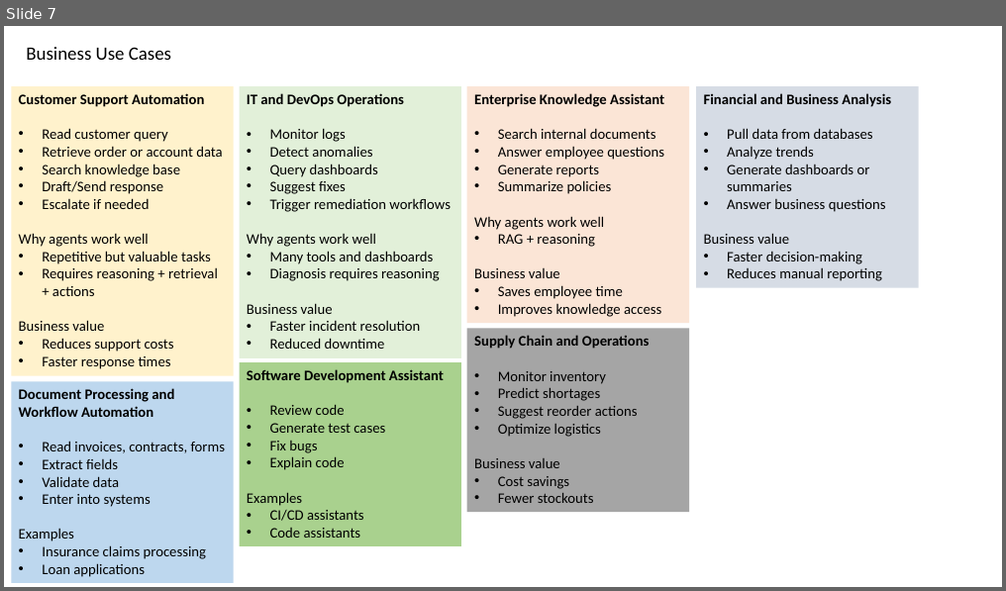
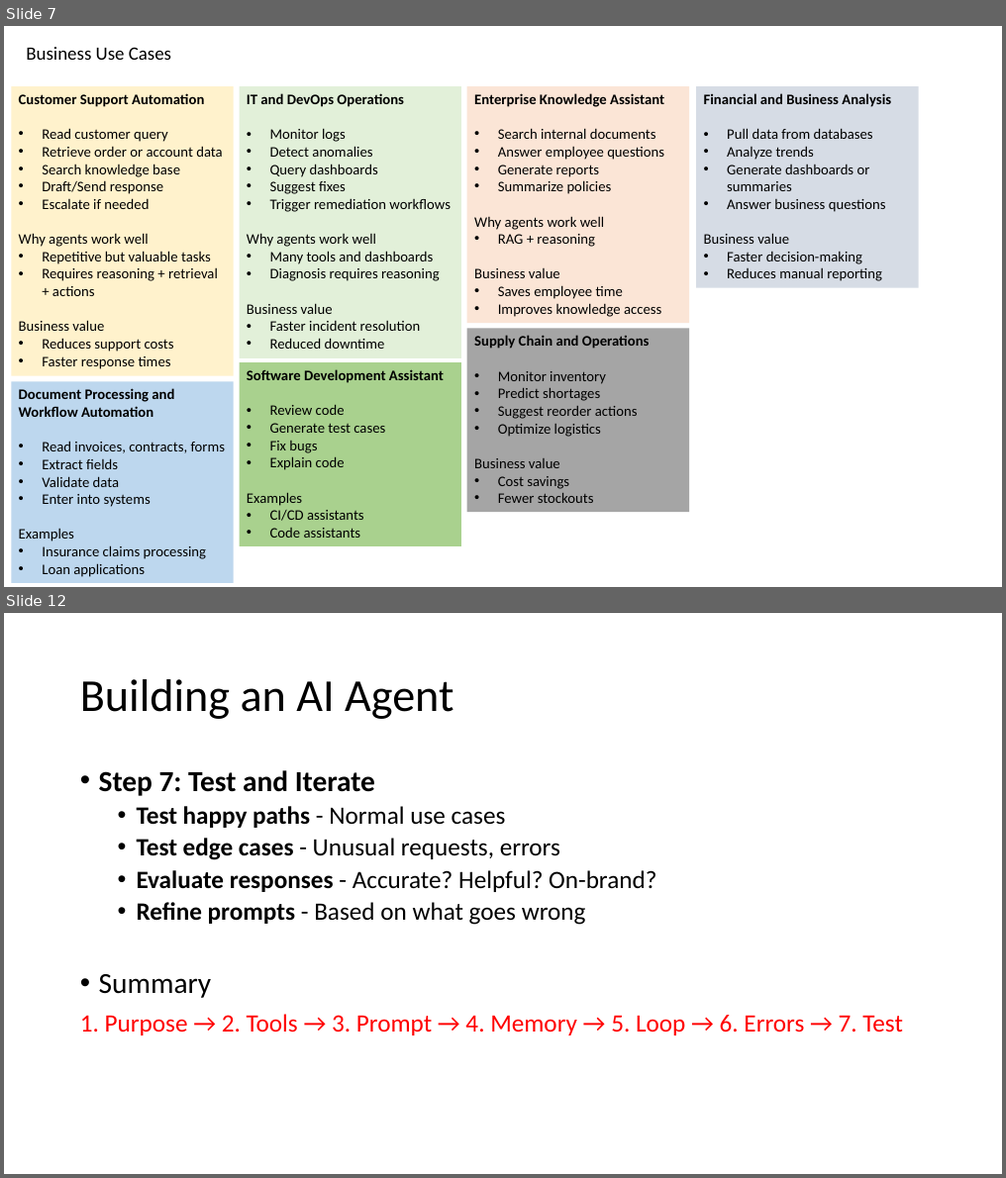
Before and after one commit to atulkahatecdac/agenticai_real, a slide deck: presentation/no-code-low-code-realpage.pptx. Shown one above the other, each under a label of ours: slide 7 before the commit, slides 7 and 12 after it; the slides between them are not shown. The pictures are 1006x591 and 1006x1178 pixels, drawn with LibreOffice and Linux fonts; fonts in the diff are those of the drawing. Boxes give left, top, right and bottom in pixels: in the first picture for what was removed or moved away, otherwise in the second. Text is boxed around its words. In the diff, an @@ line names an element or a change of style, - is before the commit and + after.

```diff
--- a/presentation/no-code-low-code-realpage.pptx
+++ b/presentation/no-code-low-code-realpage.pptx
@@ slide 12 added at (4, 613, 1002, 1174), background #FFFFFF @@
@@ title added at (80, 679, 453, 719), 44 pt, text #000000 @@
+Building an AI Agent
@@ text added at (80, 770, 903, 1036), 24 pt, text #000000 @@
+• Step 7: Test and Iterate
+  • Test happy paths - Normal use cases
+  • Test edge cases - Unusual requests, errors
+  • Evaluate responses - Accurate? Helpful? On-brand?
+  • Refine prompts - Based on what goes wrong
+• Summary
+1. Purpose → 2. Tools → 3. Prompt → 4. Memory → 5. Loop → 6. Errors → 7. Test
```
Also in this commit, not shown: 1 slide changed, 11 other slides added, 1 other file.
